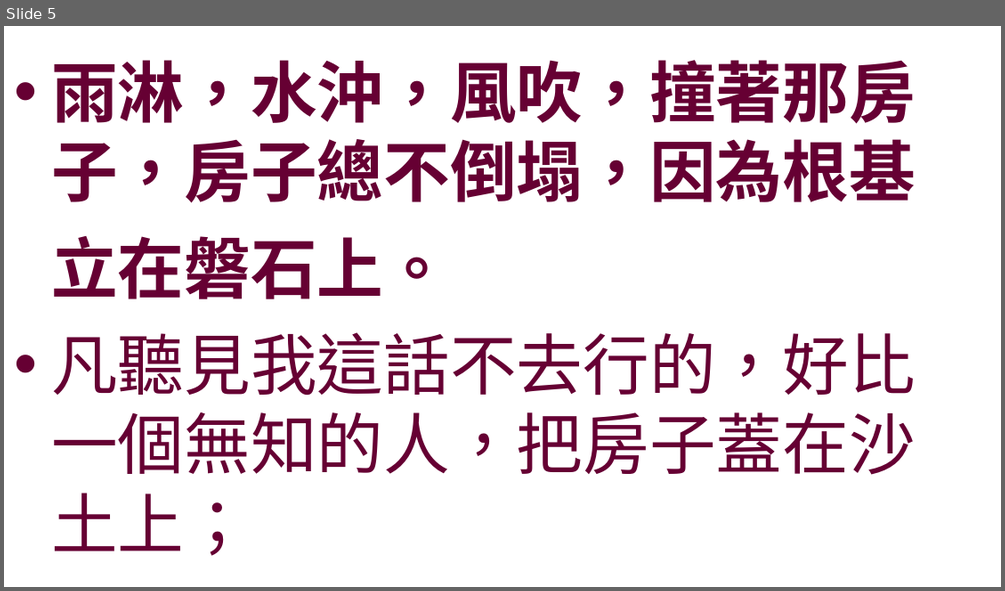
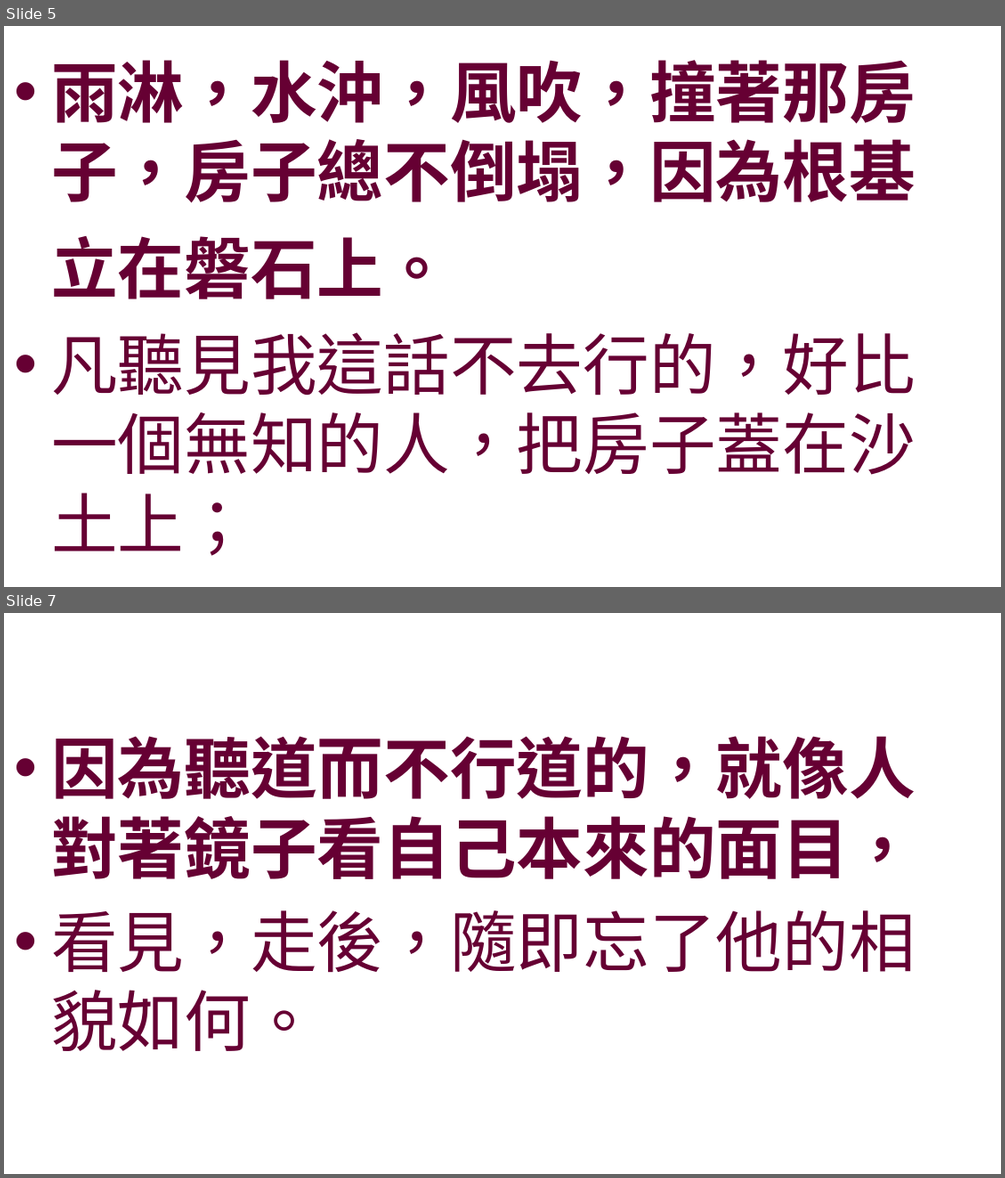
Before and after one commit to batisuoc/worship-resources, a slide deck: 46遵行主話.pptx. Shown one above the other, each under a label of ours: slide 5 before the commit, slides 5 and 7 after it; the slides between them are not shown. The pictures are 1005x591 and 1005x1178 pixels, drawn with LibreOffice and Linux fonts; fonts in the diff are those of the drawing; background and template pictures are left out. Boxes give left, top, right and bottom in pixels: in the first picture for what was removed or moved away, otherwise in the second. Text is boxed around its words. In the diff, an @@ line names an element or a change of style, - is before the commit and + after.

```diff
--- a/46遵行主話.pptx
+++ b/46遵行主話.pptx
@@ slide 7 added at [4,613,1001,1174], background picture (left out) @@
@@ text added at [51,736,914,1051], 48 pt, text #660033, bold @@
+• 因為聽道而不行道的，就像人對著鏡子看自己本來的面目，
+• 看見，走後，隨即忘了他的相貌如何。
```
Also in this commit, not shown: 2 slides changed.
